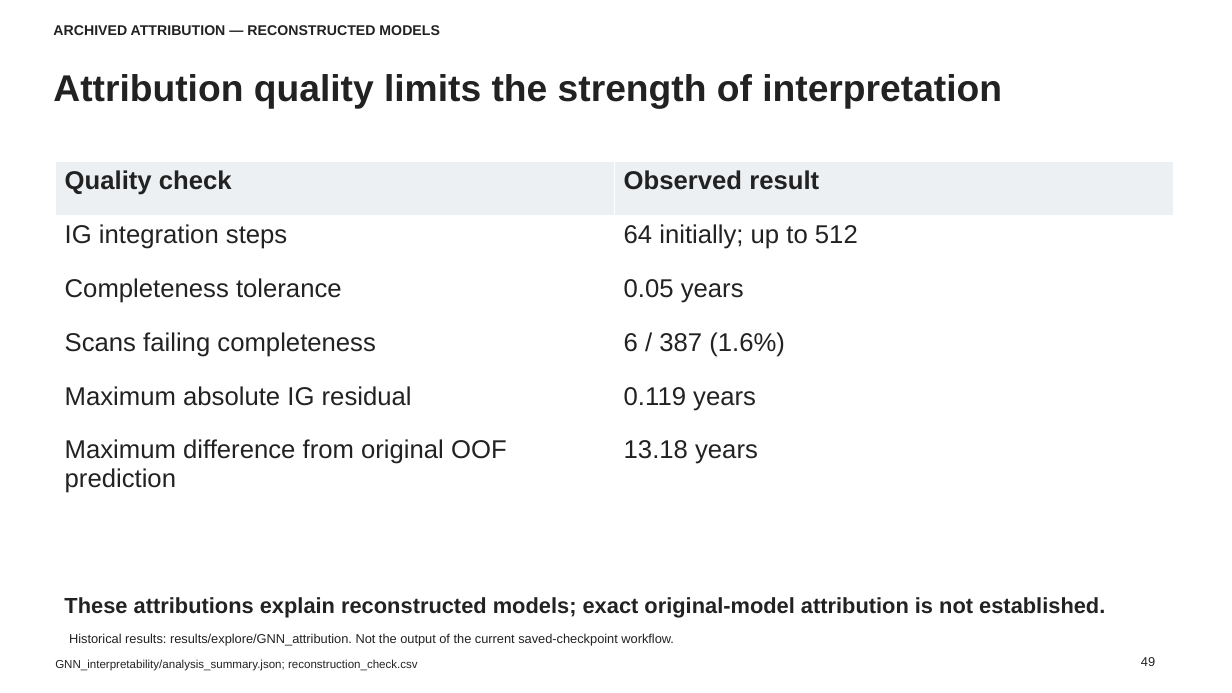
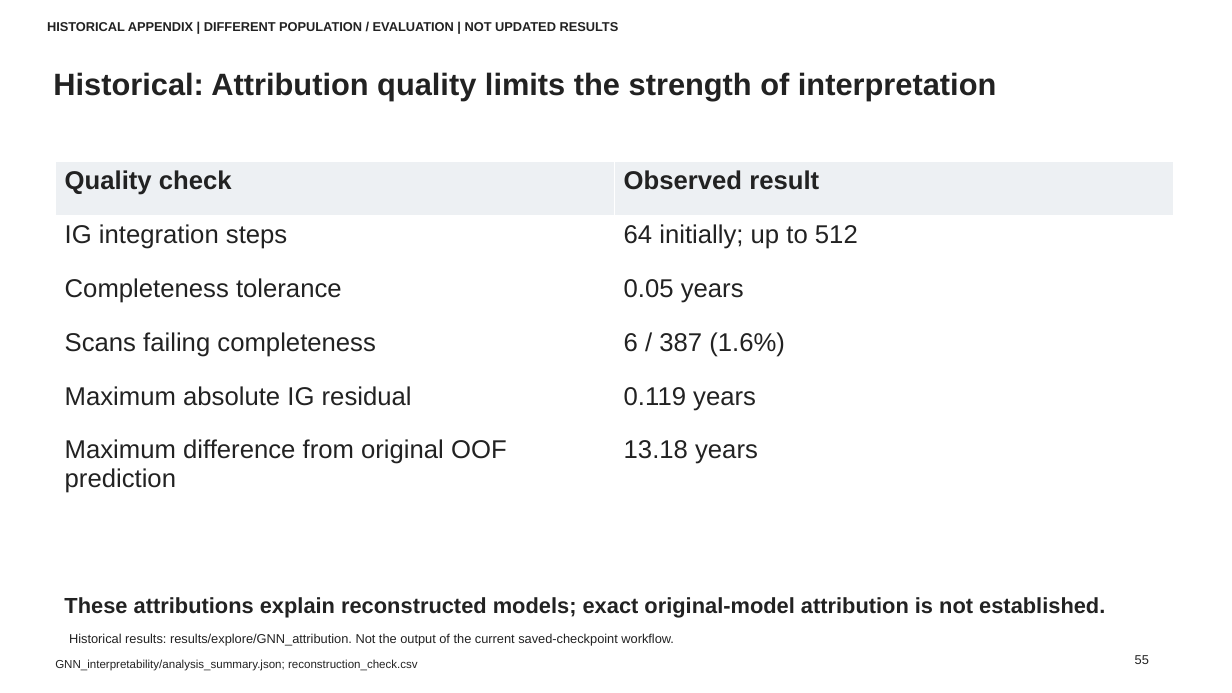
Before and after one commit to mintchoc0326/BAG-Prediction, a slide deck: slide 55 of reports/brain_age/slides/Connectome_Brain_Age_Results_English_Editable_with_Pipelines.pptx (slide 49 before the commit). Drawn at 1232x693 pixels with LibreOffice and Linux fonts; fonts in the diff are those of the drawing. Boxes give left, top, right and bottom in pixels: in the first picture for what was removed or moved away, otherwise in the second. Text is boxed around its words. In the diff, an @@ line names an element or a change of style, - is before the commit and + after.

```diff
--- a/reports/brain_age/slides/Connectome_Brain_Age_Results_English_Editable_with_Pipelines.pptx
+++ b/reports/brain_age/slides/Connectome_Brain_Age_Results_English_Editable_with_Pipelines.pptx
@@ text at [47,22,619,31]: text changed; size 11 to 10 pt @@
-ARCHIVED ATTRIBUTION — RECONSTRUCTED MODELS
+HISTORICAL APPENDIX | DIFFERENT POPULATION / EVALUATION | NOT UPDATED RESULTS
@@ text at [53,72,996,100]: text changed; size 29 to 24 pt @@
-Attribution quality limits the strength of interpretation
+Historical: Attribution quality limits the strength of interpretation
@@ text at [1135,655,1149,664]: text changed @@
-49
+55
```
Also in this commit, not shown: 14 other slides changed, 43 slides added, 39 slides removed, 4 other files.
